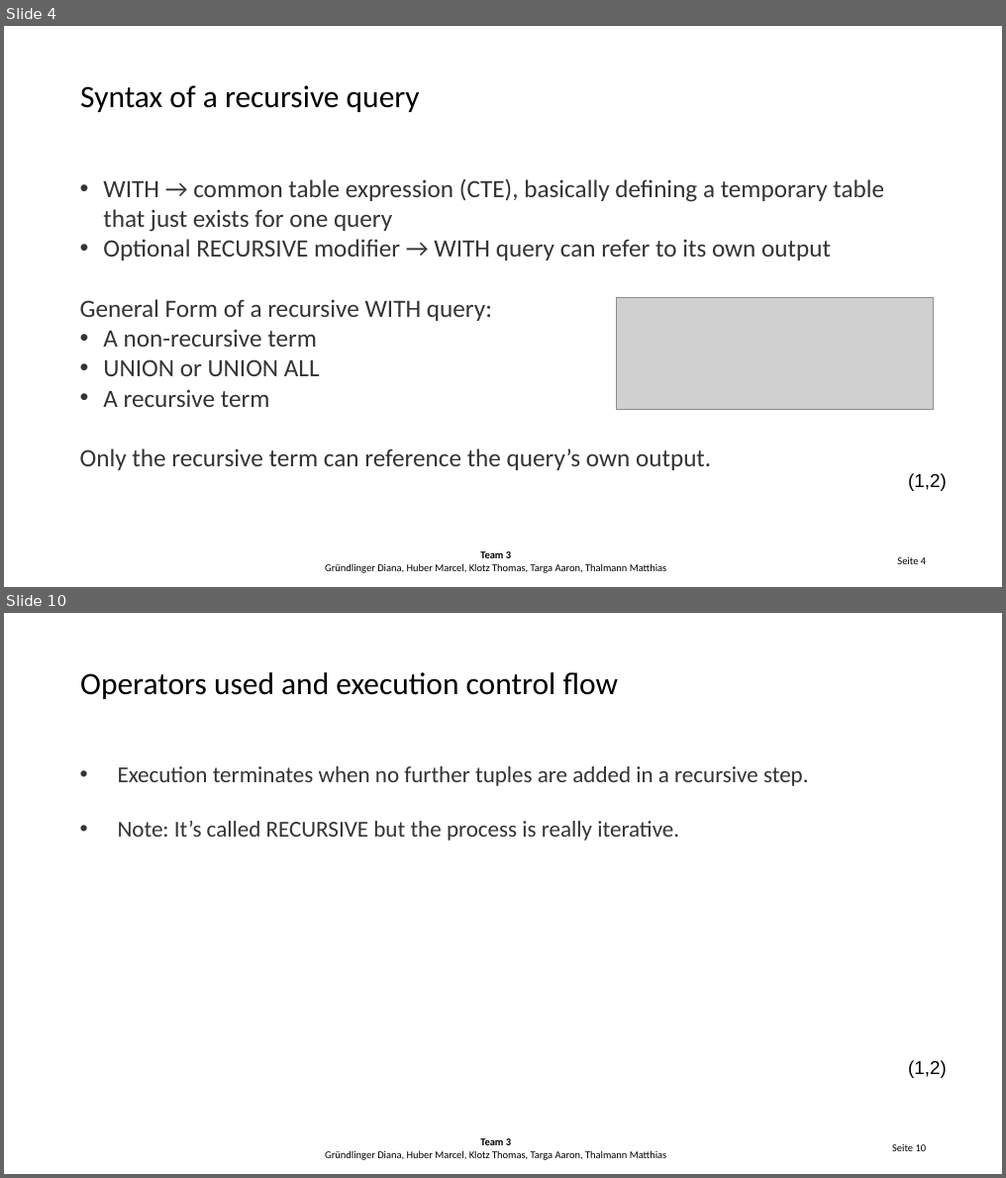
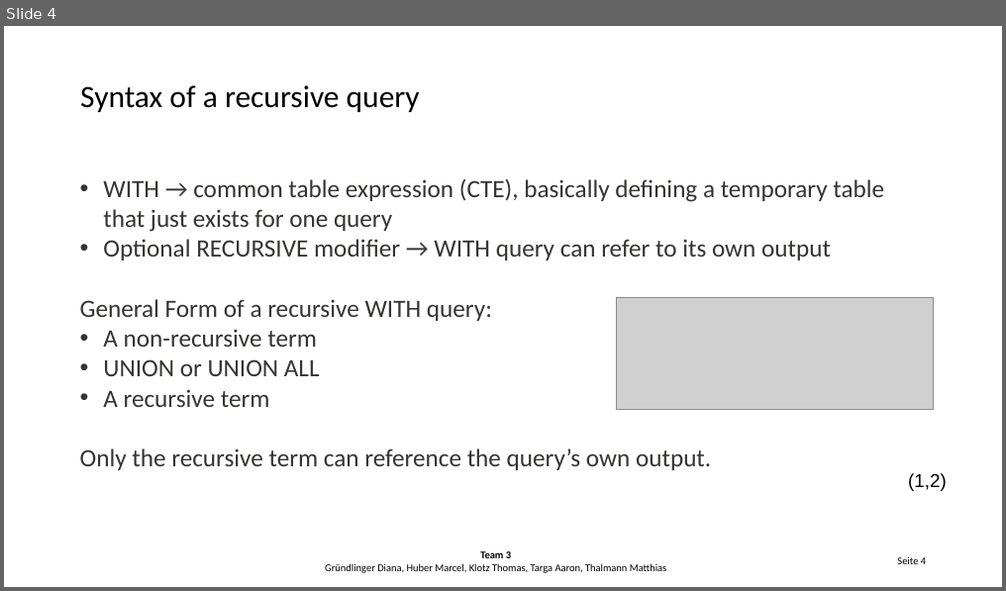
Before and after one commit to Hegl1/archimpl, a slide deck: tasks/task6/task6_presentation.pptx. Shown one above the other, each under a label of ours: slides 4 and 10 before the commit, slide 4 after it; the slides between them are not shown. The pictures are 1006x1178 and 1006x591 pixels, drawn with LibreOffice and Linux fonts; fonts in the diff are those of the drawing; grey boxes stand for pictures; background and template pictures are left out. Boxes give left, top, right and bottom in pixels: in the first picture for what was removed or moved away, otherwise in the second. Text is boxed around its words. In the diff, an @@ line names an element or a change of style, - is before the commit and + after.

```diff
--- a/tasks/task6/task6_presentation.pptx
+++ b/tasks/task6/task6_presentation.pptx
@@ slide 10 removed at <box>4,613,1002,1174</box>, background picture (left out) @@
@@ text removed at <box>80,672,619,699</box> @@
-Operators used and execution control flow
@@ text removed at <box>118,766,809,841</box> @@
-• Execution terminates when no further tuples are added in a recursive step.
-• Note: It’s called RECURSIVE but the process is really iterative.
@@ text removed at <box>908,1060,946,1078</box> @@
-(1,2)
@@ text removed at <box>325,1139,667,1160</box> @@
-Team 3
-Gründlinger Diana, Huber Marcel, Klotz Thomas, Targa Aaron, Thalmann Matthias
@@ page number removed at <box>892,1145,927,1152</box> @@
-Seite 10
```
Also in this commit, not shown: 5 slides changed, 3 slides added, 1 other slide removed, 1 other file.
